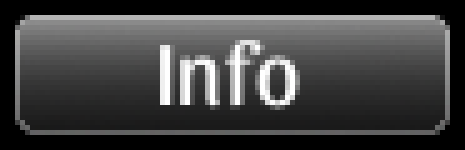
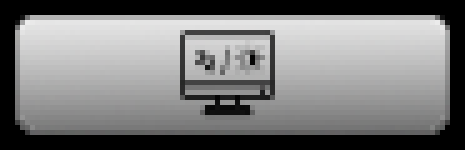
Revision of a layered 465 x 150 image; what changed, layer by layer:
hid "Info" over [160,40,300,110]
added layer "display_42x42.png #1" above "haus.png" over [180,30,275,120]
hid "glanz-pressed" over [20,20,445,130]
showed "glanz" over [20,20,445,130]
hid "Verlauf-pressed" over [20,20,445,130]
